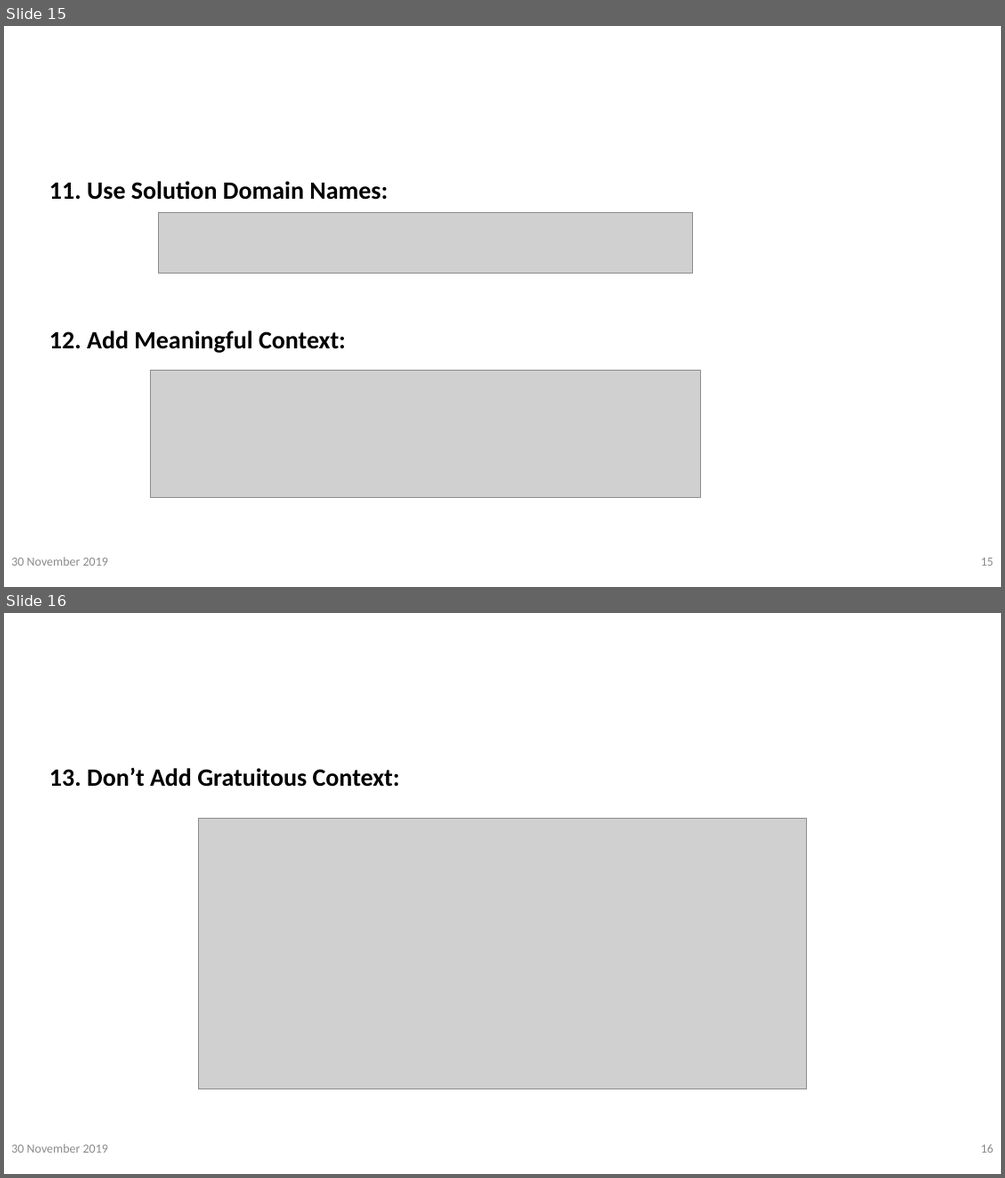
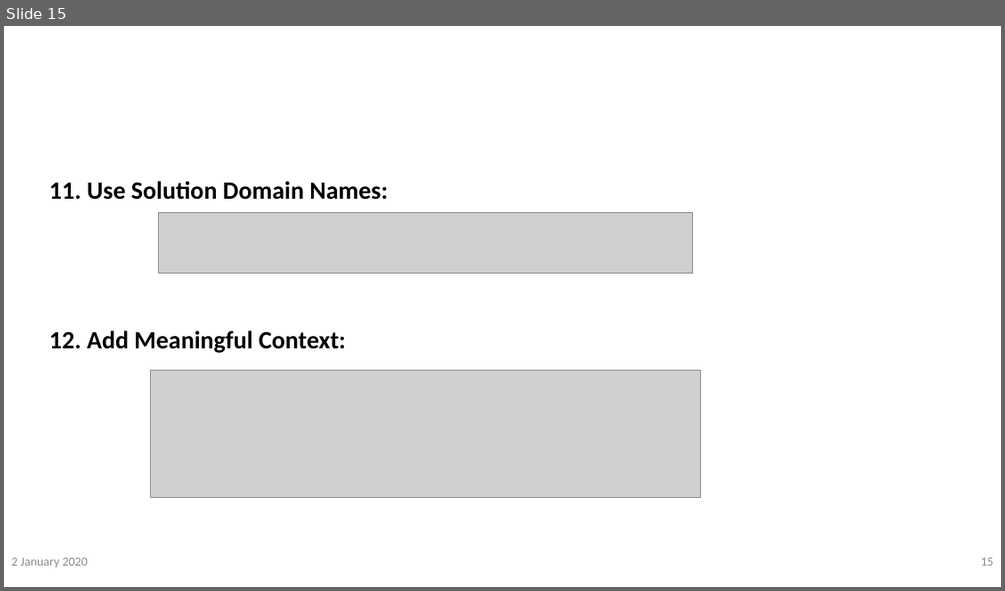
Before and after one commit to vinanti/Skills, a slide deck: PPT/Clean Code/Clean Code.pptx. Shown one above the other, each under a label of ours: slides 15 and 16 before the commit, slide 15 after it. The pictures are 1005x1178 and 1005x591 pixels, drawn with LibreOffice and Linux fonts; fonts in the diff are those of the drawing; grey boxes stand for pictures; background and template pictures are left out. Boxes give left, top, right and bottom in pixels: in the first picture for what was removed or moved away, otherwise in the second. Text is boxed around its words. In the diff, an @@ line names an element or a change of style, - is before the commit and + after.

```diff
--- a/PPT/Clean Code/Clean Code.pptx
+++ b/PPT/Clean Code/Clean Code.pptx
@@ slide 16 removed at [4, 613, 1001, 1174], background picture (left out) @@
@@ text removed at [73, 643, 777, 711] @@
-Meaningful Name
@@ text removed at [49, 768, 400, 787] @@
-13. Don’t Add Gratuitous Context:
@@ picture removed at [199, 818, 807, 1089] @@
@@ text removed at [11, 1143, 108, 1152] @@
-30 November 2019
@@ page number removed at [980, 1144, 993, 1152] @@
-16
@@ slide 15 changed as well @@
@@ text at [11, 557, 88, 567]: text changed @@
-30 November 2019
+2 January 2020
```
Also in this commit, not shown: 43 other slides changed, 19 slides added, 7 other slides removed, 6 other files.
